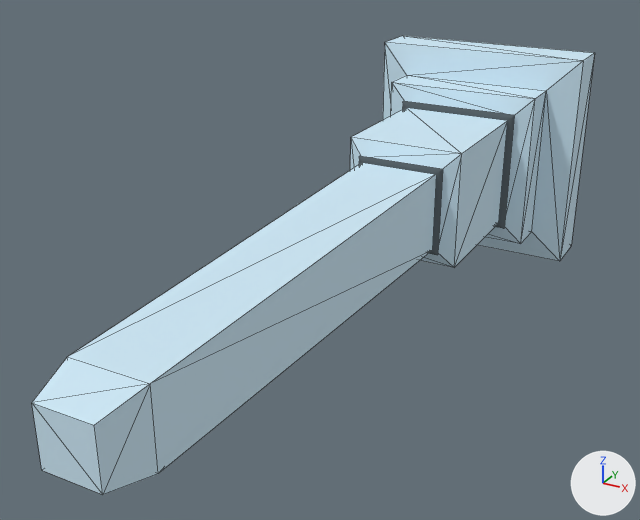
Two versions of the FBX model Unity Project/Giroux-CAP6117-SANC - crown/Assets/Models/LOD Headstones/PA-244-F.fbx, one commit apart.
One viewpoint serves both versions: a camera (50 mm lens) standing at (1.1, -3.41, 1.01) and looking at (-0.07, -1.27, -0.06). Every picture has the same lights, and +X, +Y and +Z are marked at lower right. The picture after the commit comes second. Mesh edges are drawn as thin lines. Objects named as collision shapes, trigger or cutter boxes, shadow casters or lower levels of detail are left out. Where no turn or scale is listed for an object, it has been applied to the vertices.

The first picture shows 'PA-244-F_LOD0'.
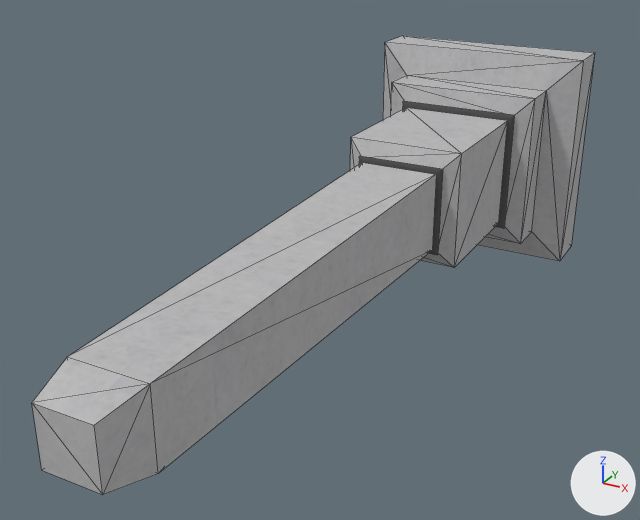
What differs and where, as boxes [x1, y1, x2, y2] in the pictures (640 x 520 px):
'PA-244-F_LOD0', recoloured: [32, 36, 595, 495] in both

What changed in the scene script:
```text
Add img_a_244_f_png:
    img_a_244_f_png = load_image('A-244-F.png', '../../Materials/LOD Headstone Mats/A-244-F.png', 1024, 1024, 'sRGB')
Add mat_0_615686_0_811765_0_929412_0_000000_0_114:
    mat_0_615686_0_811765_0_929412_0_000000_0_114 = principled_material('0.615686_0.811765_0.929412_0.000000_0.114')
    mat_0_615686_0_811765_0_929412_0_000000_0_114.texture = img_a_244_f_png
    mat_0_615686_0_811765_0_929412_0_000000_0_114.roughness = 0.859
Change me_mesh37:
    where me_mesh37.from_pydata(...)  # 860 vertices, 1716 faces; spans x -0.39..0.39, y -2.41..0.0, z -0.39..0.39
    remove me_mesh37.materials.append(mat_0_615686_0_811765_0_929412_0_000000_0_000000)  # blue #cee9f7
    add me_mesh37.materials.append(mat_0_615686_0_811765_0_929412_0_000000_0_114)  # picture img_a_244_f_png
```
